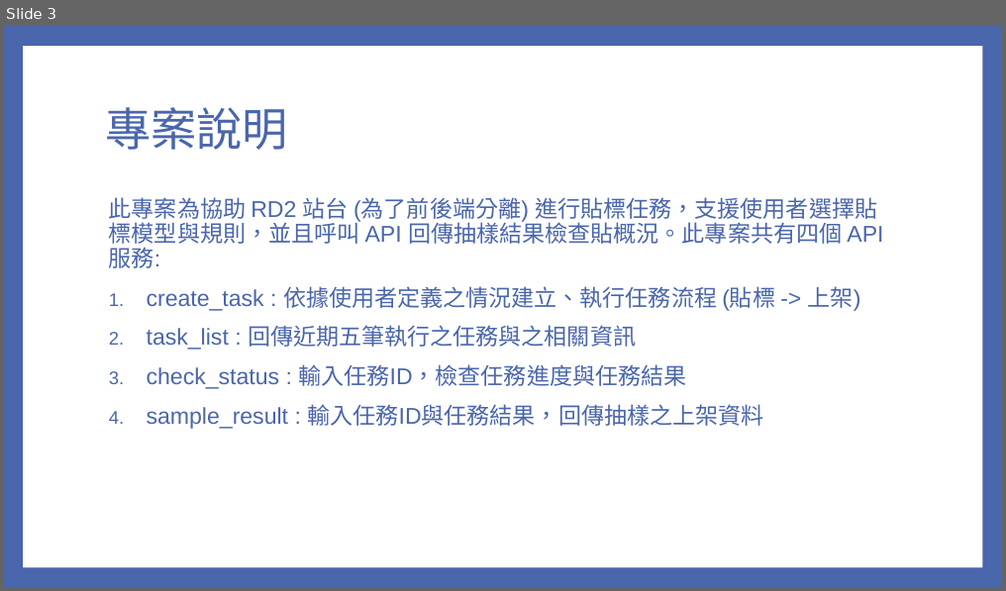
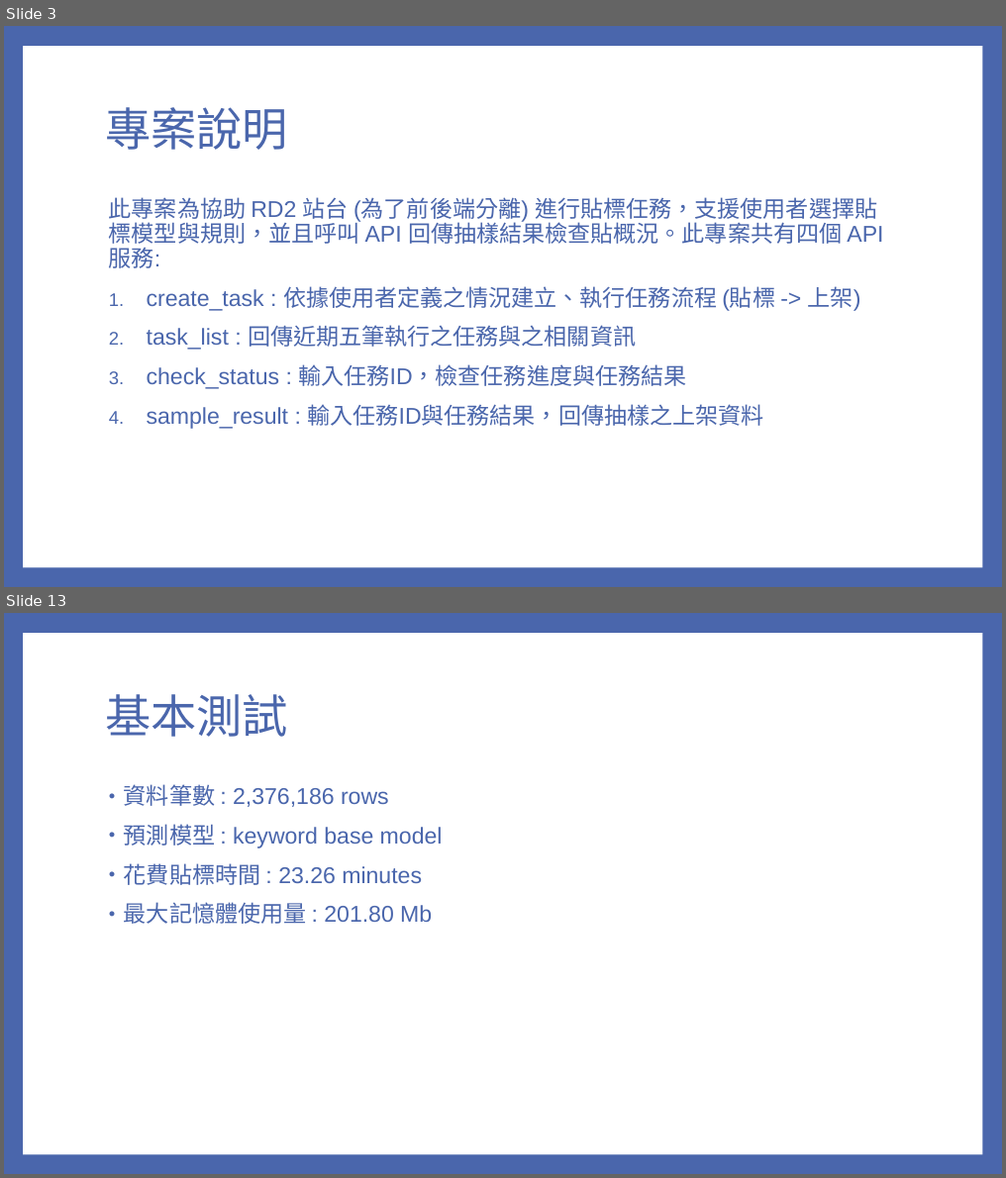
Before and after one commit to ychuang789/labelapi, a slide deck: Audience API v2.pptx. Shown one above the other, each under a label of ours: slide 3 before the commit, slides 3 and 13 after it; the slides between them are not shown. The pictures are 1006x591 and 1006x1178 pixels, drawn with LibreOffice and Linux fonts; fonts in the diff are those of the drawing. Boxes give left, top, right and bottom in pixels: in the first picture for what was removed or moved away, otherwise in the second. Text is boxed around its words. In the diff, an @@ line names an element or a change of style, - is before the commit and + after.

```diff
--- a/Audience API v2.pptx
+++ b/Audience API v2.pptx
@@ slide 13 added at bbox=[4, 613, 1002, 1174], background #4A66AC; not listed: 1 template element that a slide beside it also shows @@
@@ title added at bbox=[105, 694, 288, 737], 44 pt, text #4A66AC @@
+基本測試
@@ text added at bbox=[124, 784, 443, 924], 22 pt, text #4A66AC @@
+• 資料筆數 : 2,376,186 rows
+• 預測模型 : keyword base model
+• 花費貼標時間 : 23.26 minutes
+• 最大記憶體使用量 : 201.80 Mb
```
Also in this commit, not shown: 7 slides changed, 2 other slides added, 2 other files.
